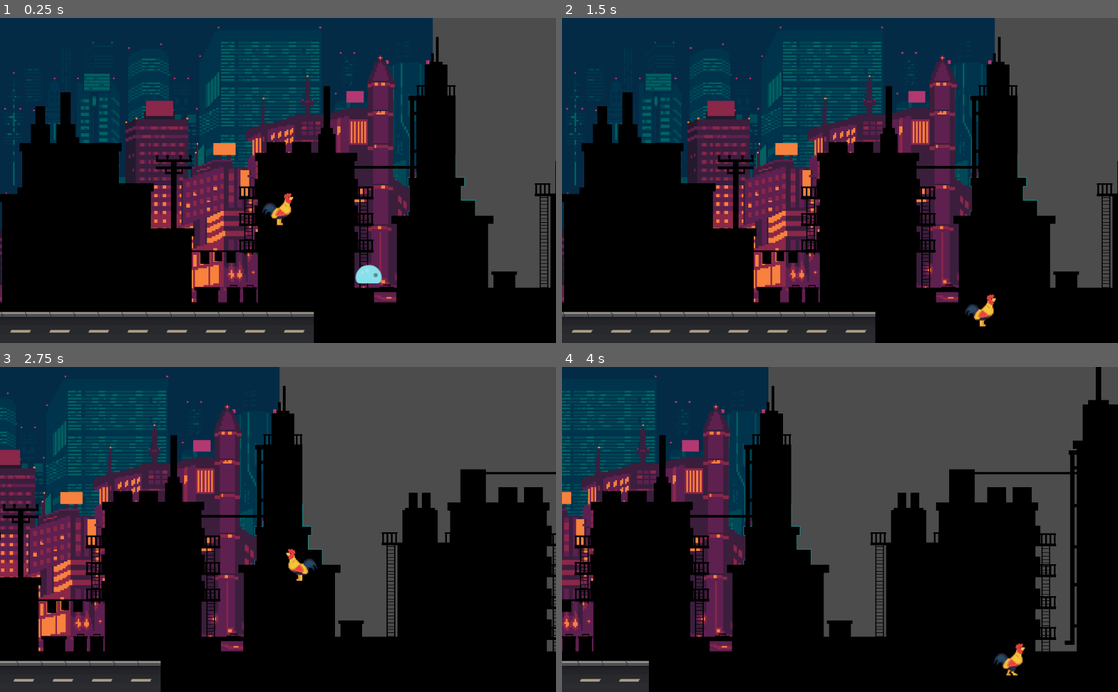
Above: before the commit, frames 1-4 (two rows, left to right).
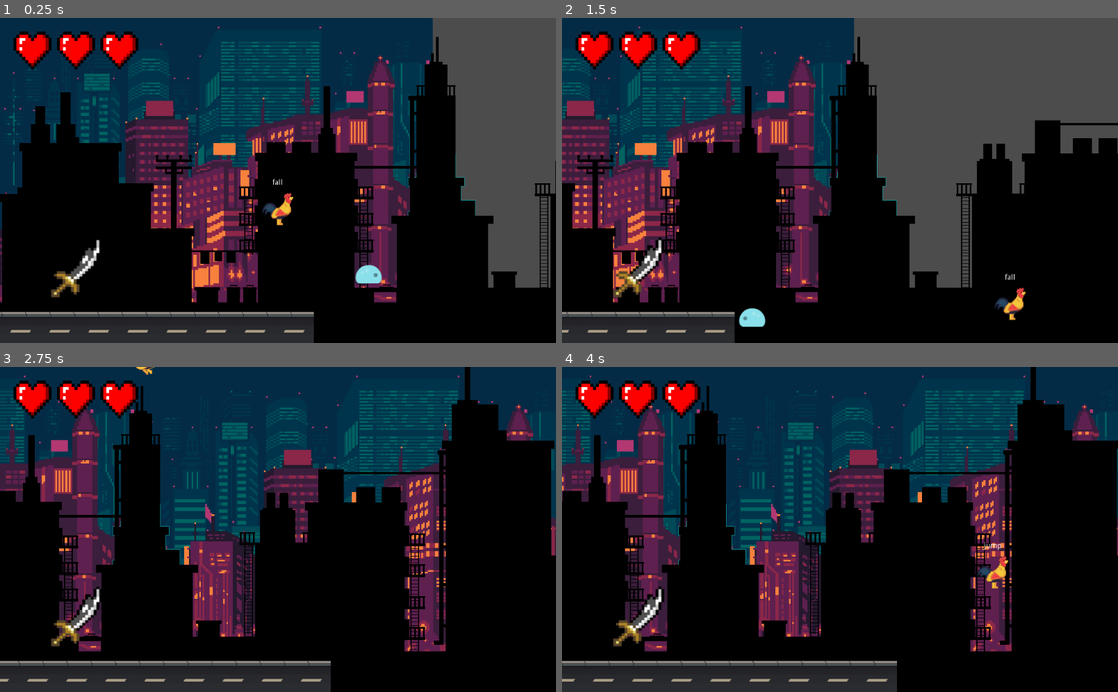
Above: after the commit, the same moments.

Repository: see4pablo/rooster-madness
Game: Godot game, scene res://Game.tscn
Same seed, same stepped clock (60 frames per second), same inputs: the game is played once before the commit and once after it.
Inputs (mouse positions are in pixels of both pictures, inside the frame that each line leads up to):
- Up to frame 1 (0.25 s): no input
- Up to frame 2 (1.5 s): move the mouse to (962, 164) at 0.52 s; press the mouse at (962, 164) at 0.53 s; hold D (move_right) from 0.53 s (still down); tap Space (jump) at 0.77, 1.07 s; right-click (962, 164) at 0.8 s; move the mouse to (728, 196) at 1.27 s; release the mouse at (728, 196) at 1.28 s; right-click (728, 196) at 1.35 s
- Up to frame 3 (2.75 s): tap Space (jump) at 1.52, 1.55, 1.82 s; move the mouse to (333, 458) at 2.02 s; release D (move_right) at 2.03 s; hold A (move_left) from 2.03 s (still down); hold Space (jump) from 2.03 s (still down); click (333, 458) at 2.3 s
- Up to frame 4 (4 s): move the mouse to (812, 594) at 2.77 s; release A (move_left) at 2.78 s; release Space (jump) at 2.78 s; hold D (move_right) from 2.78 s (still down); click (812, 594) at 2.85 s; tap Space (jump) at 3.02, 3.32, 3.77, 3.8 s; right-click (812, 594) at 3.05 s; move the mouse to (1006, 578) at 3.52 s; hold Right mouse button (dash, bound only before the commit) from 3.53 s (still down)

The runs differ from the first frame. In frame 1, 2.1% of the frame differs, in the area x 2-51%, y 4-86%; in frame 2, 50%; in frame 3, 54%; in frame 4, 61%, in the area x 0-100%, y 0-100%.

Commit message:
User interface included and Dash included

Diff:
--- a/Player/Player.gd
+++ b/Player/Player.gd
@@ -3,33 +3,59 @@
 const UP = Vector2(0, -1)
 const SLOPE_STOP = 64
 
-var velocity = Vector2()
-var move_speed = 5 * Globals.UNIT_SIZE
 var gravity
+var gliding_gravity
 var max_jump_velocity
 var min_jump_velocity
-var is_grounded = false
+
+# conditions to check
 var facing_right = true
+var glide_cond = false
+var dash_cond = false
 
 var max_jump_height = 2.25 * Globals.UNIT_SIZE
 var min_jump_height = 0.8 * Globals.UNIT_SIZE
 var jump_duration = 0.5
 
+var velocity = Vector2()
+var move_speed = 5 * Globals.UNIT_SIZE
+
+var dash_speed = 4 * move_speed
+var dash_origin = Vector2()
+var mouse_target = Vector2()
+var dash_distance = 5 * Globals.UNIT_SIZE
+
 onready var raycasts = $Raycasts
 onready var anim_player = $AnimationPlayer
+onready var state_info = $Player_UI/State_Info
 
 func _ready():
 	gravity = 2 * max_jump_height / pow(jump_duration, 2)
+	gliding_gravity = gravity/4
 	max_jump_velocity = -sqrt(2 * gravity * max_jump_height)
 	min_jump_velocity = -sqrt(2 * gravity * min_jump_height)
 
 	Globals.player = self
 
 func _apply_gravity(delta):
-	velocity.y += gravity * delta
+	if glide_cond:
+		velocity.y += gliding_gravity * delta
+	else:
+		velocity.y += gravity * delta
+
 
 func _apply_movement(delta):
 	velocity = move_and_slide(velocity, UP, SLOPE_STOP)
+	_handle_facing()
+
+func _handle_facing():
+
+	if(velocity.x > 0 and facing_right == false):
+		facing_right = true
+		$Body.scale.x = 1
+	elif(velocity.x < 0 and facing_right == true):
+		facing_right = false
+		$Body.scale.x = -1
 
 
 func _handle_move_input():
@@ -37,19 +63,8 @@
 	var move_direction = -int(Input.is_action_pressed("move_left")) + int(Input.is_action_pressed("move_right"))
 	velocity.x = lerp(velocity.x, move_speed * move_direction, _get_h_weight())
 
-	if(velocity.x > 0 and facing_right == false):
-		facing_right = true
-		print("HERE")
-		$Body.scale.x = 1
-	elif(velocity.x < 0 and facing_right == true):
-		facing_right = false
-		$Body.scale.x = -1
-
-	print(facing_right)
-
-
 func _get_h_weight():
-	return 0.2 if is_grounded else 0.1
+	return 0.2 if is_on_floor() else 0.1
 
 func _check_is_grounded():
 	for raycast in raycasts.get_children():
--- a/Player/Player.tscn
+++ b/Player/Player.tscn
@@ -8,6 +8,7 @@
 [ext_resource path="res://Player/sprites/animation/3.- Centro.png" type="Texture" id=6]
 [ext_resource path="res://Player/sprites/animation/11.-Dash.png" type="Texture" id=7]
 [ext_resource path="res://Player/sprites/animation/7.-Volar1.png" type="Texture" id=8]
+[ext_resource path="res://Interface/GUI.tscn" type="PackedScene" id=9]
 
 [sub_resource type="CapsuleShape2D" id=1]
 radius = 29.3169
@@ -46,9 +47,9 @@
 "values": [ ExtResource( 6 ) ]
 }
 
-[sub_resource type="Animation" id=3]
-resource_name = "idle"
-length = 0.2
+[sub_resource type="Animation" id=6]
+resource_name = "glide"
+length = 0.4
 loop = true
 tracks/0/type = "value"
 tracks/0/path = NodePath("Body/Sprite:texture")
@@ -57,14 +58,13 @@
 tracks/0/imported = false
 tracks/0/enabled = true
 tracks/0/keys = {
-"times": PoolRealArray( 0 ),
-"transitions": PoolRealArray( 1 ),
+"times": PoolRealArray( 0, 0.2 ),
+"transitions": PoolRealArray( 1, 1 ),
 "update": 1,
-"values": [ ExtResource( 6 ) ]
+"values": [ ExtResource( 8 ), ExtResource( 5 ) ]
 }
 
 [sub_resource type="Animation" id=4]
-resource_name = "jump"
 length = 0.2
 loop = true
 tracks/0/type = "value"
@@ -81,8 +81,7 @@
 }
 
 [sub_resource type="Animation" id=5]
-resource_name = "plane"
-length = 0.4
+length = 0.2
 loop = true
 tracks/0/type = "value"
 tracks/0/path = NodePath("Body/Sprite:texture")
@@ -91,14 +90,13 @@
 tracks/0/imported = false
 tracks/0/enabled = true
 tracks/0/keys = {
-"times": PoolRealArray( 0, 0.2 ),
-"transitions": PoolRealArray( 1, 1 ),
+"times": PoolRealArray( 0 ),
+"transitions": PoolRealArray( 1 ),
 "update": 1,
-"values": [ ExtResource( 8 ), ExtResource( 5 ) ]
+"values": [ ExtResource( 6 ) ]
 }
 
-[sub_resource type="Animation" id=6]
-resource_name = "walk"
+[sub_resource type="Animation" id=7]
 length = 0.6
 loop = true
 step = 0.05
@@ -125,7 +123,7 @@
 
 [node name="Sprite" type="Sprite" parent="Body"]
 position = Vector2( 1, 1 )
-texture = ExtResource( 6 )
+texture = ExtResource( 8 )
 offset = Vector2( 1.91e-25, 0 )
 
 [node name="Raycasts" type="Node2D" parent="."]
@@ -158,11 +156,30 @@
 
 [node name="AnimationPlayer" type="AnimationPlayer" parent="."]
 anims/dash = SubResource( 2 )
-anims/fall = SubResource( 7 )
-anims/idle = SubResource( 3 )
-anims/jump = SubResource( 4 )
-anims/plane = SubResource( 5 )
-anims/walk = SubResource( 6 )
+anims/fall = SubResource( 3 )
+anims/glide = SubResource( 6 )
+anims/idle = SubResource( 4 )
+anims/jump = SubResource( 5 )
+anims/walk = SubResource( 7 )
 
 [node name="StateMachine" type="Node" parent="."]
 script = ExtResource( 2 )
+
+[node name="Player_UI" type="VBoxContainer" parent="."]
+margin_left = -30.0
+margin_top = -53.0
+margin_right = 30.0
+margin_bottom = -34.0
+__meta__ = {
+"_edit_use_anchors_": false
+}
+
+[node name="State_Info" type="Label" parent="Player_UI"]
+margin_right = 60.0
+margin_bottom = 14.0
+text = "idle"
+align = 1
+
+[node name="Interface" type="CanvasLayer" parent="."]
+
+[node name="GUI" parent="Interface" instance=ExtResource( 9 )]
--- a/Player/PlayerFSM.gd
+++ b/Player/PlayerFSM.gd
@@ -6,20 +6,30 @@
 	add_state("jump")
 	add_state("fall")
 	add_state("dash")
+	add_state("glide")
 	call_deferred("set_state", states.idle)
 
 func _input(event):
-	if [states.idle, states.walk]:
-		#JUMP
-		if event.is_action_pressed("jump") && parent.is_on_floor():
+	if event.is_action_pressed("jump"):
+		parent.glide_cond = true
+		if [states.idle, states.walk].has(state):
 			parent.velocity.y += parent.max_jump_velocity
-	if state == states.jump:
-		if event.is_action_released("jump") && parent.velocity.y < parent.min_jump_velocity:
-			parent.velocity.y = -parent.min_jump_velocity
+
+	if event.is_action_released("jump"):
+		parent.glide_cond = false
+
+	if state != states.dash:
+		if event.is_action_pressed("dash"):
+			set_state(states.dash)
+			parent.dash_origin = parent.position
+			parent.mouse_target = parent.get_global_mouse_position()
+			parent.velocity = (parent.mouse_target - parent.dash_origin).normalized() * parent.dash_speed
+
 
 func _state_logic(delta):
-	parent._handle_move_input()
-	parent._apply_gravity(delta)
+	if state != states.dash:
+		parent._handle_move_input()
+		parent._apply_gravity(delta)
 	parent._apply_movement(delta)
 
 func _get_transition(delta):
@@ -43,24 +53,55 @@
 		states.jump:
 			if parent.is_on_floor():
 				return states.idle
+			elif parent.glide_cond:
+				return states.glide
 			elif parent.velocity.y >= 0:
 				return states.fall
 		states.fall:
 			if parent.is_on_floor():
 				return states.idle
+			elif parent.glide_cond:
+				return states.glide
 			elif parent.velocity.y < 0:
 				return states.jump
+		states.glide:
+			if parent.is_on_floor():
+				return states.idle
+			elif not parent.glide_cond:
+				if parent.velocity.y >= 0:
+					return states.jump
+				else:
+					return states.fall
+		states.dash:
+			if parent.position.distance_to(parent.dash_origin) >= parent.dash_distance:
+				return states.idle
 	return null
 
 
 func _enter_state(new_state, old_state):
 	match new_state:
 		states.idle:
+			parent.velocity = Vector2.ZERO
+			parent.state_info.text = "idle"
 			parent.anim_player.play("idle")
 		states.walk:
+			parent.state_info.text = "walk"
 			parent.anim_player.play("walk")
+		states.jump:
+			parent.state_info.text = "jump"
+			parent.anim_player.play("jump")
 		states.fall:
+			parent.state_info.text = "fall"
 			parent.anim_player.play("fall")
+		states.dash:
+			parent.state_info.text = "dash"
+			parent.anim_player.play("dash")
+		states.glide:
+			parent.state_info.text = "glide"
+			parent.anim_player.play("glide")
+		states.dash:
+			parent.state_info.text = "dash"
+			parent.anime_player.play("dash")
 
 func _exit_state(old_state, new_state):
 	pass
--- a/project.godot
+++ b/project.godot
@@ -47,7 +47,7 @@
 }
 dash={
 "deadzone": 0.5,
-"events": [ Object(InputEventMouseButton,"resource_local_to_ …(179 unchanged characters)… or2( 0, 0 ),"factor":1.0,"button_index":2,"pressed":false,"doubleclick":false,"script":null)
+"events": [ Object(InputEventMouseButton,"resource_local_to_ …(179 unchanged characters)… or2( 0, 0 ),"factor":1.0,"button_index":1,"pressed":false,"doubleclick":false,"script":null)
  ]
 }
 throw={
Not shown: 2 places in Player/Player.tscn that only renumber resources
